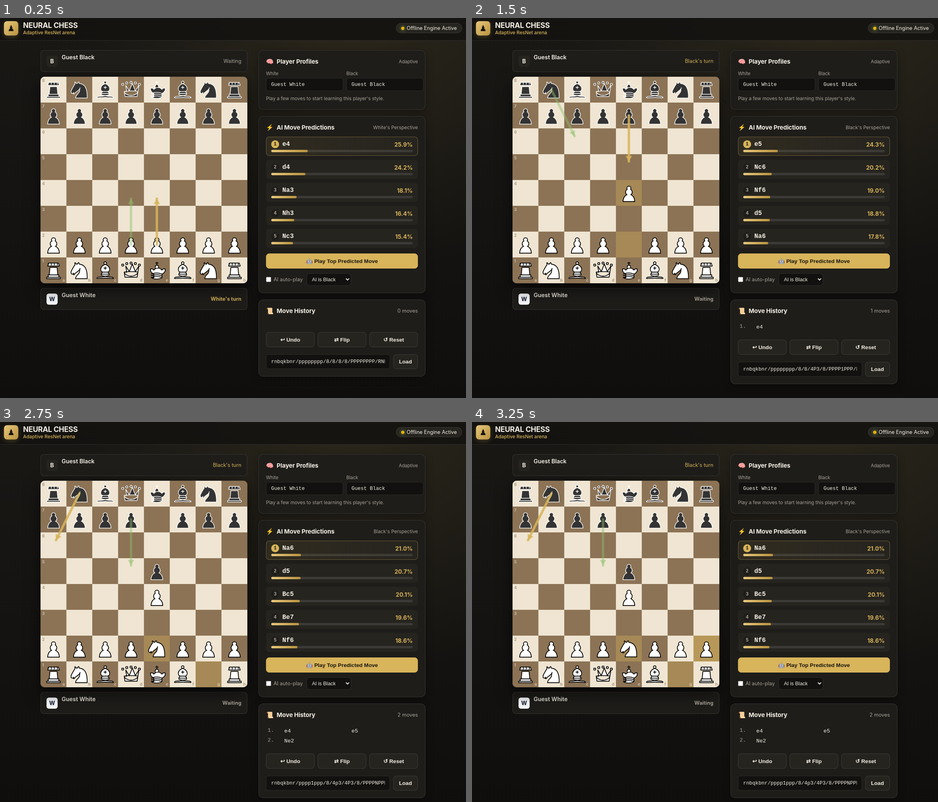
Above: before the commit, frames 1-4 (two rows, left to right).
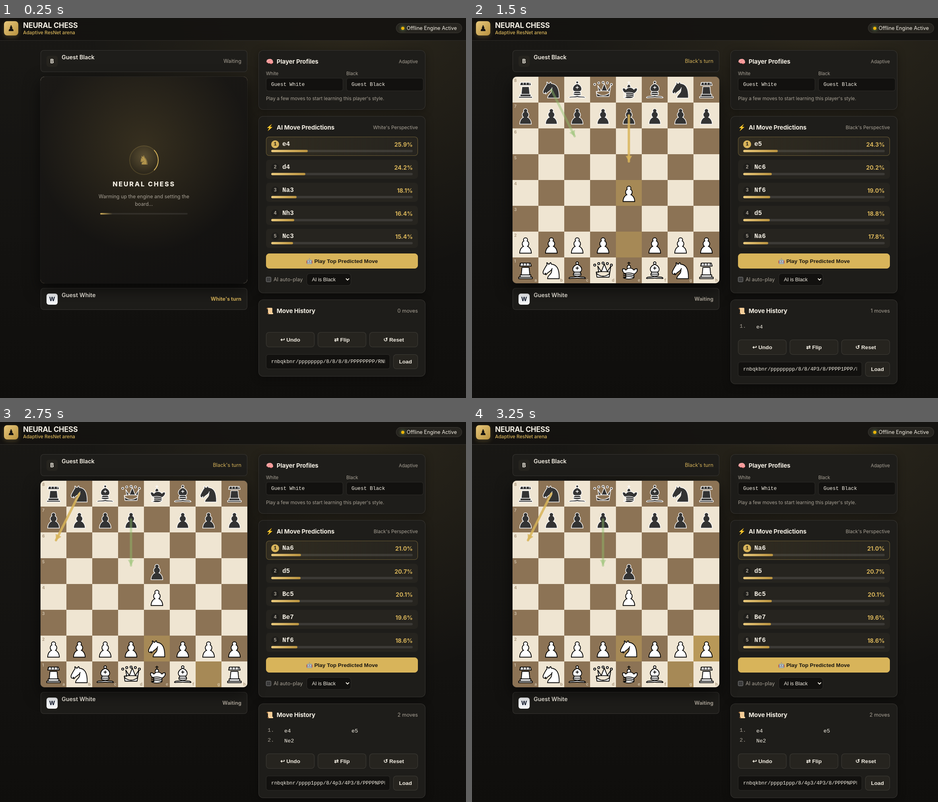
Above: after the commit, the same moments.

Repository: YeJetiodidier/chess_game
Game: browser game, page index.html
The game is run twice, just before and just after one commit, with the same random seed, the same clock (stepped at 60 frames per second) and the same inputs.
Inputs (mouse positions are in pixels of both pictures, inside the frame that each line leads up to):
- Up to frame 1 (0.25 s): no input
- Up to frame 2 (1.5 s): click "🤖 Play Top Predicted Move" at 0.27 s; drag from (681, 90) to (681, 135) at 1.27 s
- Up to frame 3 (2.75 s): click (340, 551) at 1.87 s; click (340, 619) at 2.47 s
- Up to frame 4 (3.25 s): drag from (705, 650) to (705, 695) at 3.07 s

The runs differ from the first frame. In frame 1, 24% of the frame differs, in the area x 8-59%, y 15-70%; in frame 2, less than 0.1%; in frame 3, less than 0.1%; in frame 4, less than 0.1%.

Commit message:
Add branded loading screens and mobile polish
- Add a self-dismissing boot splash and themed spinners to the Streamlit shell
- Add a board loading veil, live status indicator, and prediction skeleton to the interactive board
- Abort slow neural requests so the offline engine takes over cleanly
- Improve mobile layout, safe-area handling, and private Blob avatar support

Diff:
--- a/index.html
+++ b/index.html
@@ -2,8 +2,16 @@
 <html lang="en">
 <head>
   <meta charset="UTF-8">
-  <meta name="viewport" content="width=device-width, initial-scale=1.0">
+  <meta name="viewport" content="width=device-width, initial-scale=1.0, viewport-fit=cover">
+  <meta name="theme-color" content="#141311">
+  <meta name="color-scheme" content="dark">
+  <meta name="mobile-web-app-capable" content="yes">
+  <meta name="apple-mobile-web-app-capable" content="yes">
+  <meta name="apple-mobile-web-app-status-bar-style" content="black-translucent">
+  <meta name="apple-mobile-web-app-title" content="Neural Chess">
+  <meta name="format-detection" content="telephone=no">
   <title>Neural Chess</title>
+  <script>if (window.self !== window.top) document.documentElement.classList.add('embedded');</script>
   <style>
     :root {
       --bg-primary: #141311;
@@ -39,8 +47,15 @@
         linear-gradient(180deg, #191815 0%, #141311 55%, #0F0E0C 100%);
       color: var(--text-main);
       min-height: 100vh;
+      min-height: 100dvh;
       display: flex;
       flex-direction: column;
+      -webkit-text-size-adjust: 100%;
+      -webkit-tap-highlight-color: transparent;
+    }
+
+    html.embedded body {
+      min-height: 0;
     }
 
     header {
@@ -103,6 +118,12 @@
       box-shadow: 0 0 8px var(--success);
     }
 
+    .status-pill.is-loading .status-dot {
+      background: var(--accent);
+      box-shadow: 0 0 8px var(--accent);
+      animation: loaderBreathe 1.2s ease-in-out infinite;
+    }
+
     main {
       flex: 1;
       display: flex;
@@ -178,6 +199,93 @@
       background: var(--board-dark);
     }
 
+    /* Board loading screen */
+    .board-loader {
+      position: absolute;
+      inset: 0;
+      z-index: 45;
+      display: flex;
+      flex-direction: column;
+      align-items: center;
+      justify-content: center;
+      gap: 13px;
+      padding: 24px;
+      text-align: center;
+      background:
+        radial-gradient(circle at 50% 34%, rgba(216, 180, 90, 0.16), transparent 62%),
+        linear-gradient(160deg, #1B1916 0%, #121110 100%);
+      transition: opacity 0.5s ease, visibility 0.5s ease;
+    }
+
+    .board-loader.is-hidden {
+      opacity: 0;
+      visibility: hidden;
+      pointer-events: none;
+    }
+
+    .loader-emblem {
+      position: relative;
+      width: 74px;
+      height: 74px;
+      display: grid;
+      place-items: center;
+      border-radius: 50%;
+      background: radial-gradient(circle at 50% 40%, rgba(232, 200, 124, 0.22), transparent 68%);
+    }
+
+    .loader-emblem::before {
+      content: "";
+      position: absolute;
+      inset: 0;
+      border-radius: 50%;
+      border: 2px solid rgba(216, 180, 90, 0.18);
+      border-top-color: var(--accent);
+      animation: loaderSpin 1s linear infinite;
+    }
+
+    .loader-piece {
+      font-size: 2rem;
+      line-height: 1;
+      color: var(--accent);
+      animation: loaderBreathe 1.6s ease-in-out infinite;
+    }
+
+    .loader-title {
+      font-size: 1.02rem;
+      font-weight: 800;
+      letter-spacing: 0.16em;
+      text-transform: uppercase;
+      color: var(--text-main);
+    }
+
+    .loader-sub {
+      max-width: 260px;
+      font-size: 0.78rem;
+      line-height: 1.5;
+      color: var(--text-muted);
+    }
+
+    .loader-bar {
+      position: relative;
+      width: min(220px, 60%);
+      height: 4px;
+      border-radius: 999px;
+      overflow: hidden;
+      background: rgba(255, 255, 255, 0.08);
+    }
+
+    .loader-bar::after {
+      content: "";
+      position: absolute;
+      top: 0;
+      bottom: 0;
+      left: -45%;
+      width: 45%;
+      border-radius: inherit;
+      background: linear-gradient(90deg, transparent, var(--accent-hover), var(--accent), transparent);
+      animation: loaderSlide 1.15s ease-in-out infinite;
+    }
+
     .chessboard {
       display: grid;
       grid-template-columns: repeat(8, 1fr);
@@ -391,6 +499,79 @@
       background: linear-gradient(90deg, #E8C87C, #B8923F);
       border-radius: 3px;
       transition: width 0.35s ease;
+    }
+
+    /* Prediction loading skeleton */
+    .pred-loading {
+      display: flex;
+      flex-direction: column;
+      gap: 8px;
+      padding: 4px 0;
+    }
+
+    .pred-loading-label {
+      display: flex;
+      align-items: center;
+      gap: 8px;
+      margin-bottom: 2px;
+      font-size: 0.78rem;
+      color: var(--text-muted);
+    }
+
+    .mini-spinner {
+      flex: 0 0 auto;
+      width: 13px;
+      height: 13px;
+      border-radius: 50%;
+      border: 2px solid rgba(216, 180, 90, 0.22);
+      border-top-color: var(--accent);
+      animation: loaderSpin 0.8s linear infinite;
+    }
+
+    .pred-skeleton {
+      position: relative;
+      height: 38px;
+      border-radius: 8px;
+      overflow: hidden;
+      background: var(--bg-surface-elevated);
+    }
+
+    .pred-skeleton::after {
+      content: "";
+      position: absolute;
+      inset: 0;
+      transform: translateX(-100%);
+      background: linear-gradient(90deg, transparent, rgba(244, 239, 228, 0.07), transparent);
+      animation: shimmer 1.2s infinite;
+    }
+
+    @keyframes loaderSpin {
+      to { transform: rotate(360deg); }
+    }
+
+    @keyframes loaderBreathe {
+      0%, 100% { opacity: 0.65; transform: scale(0.96); }
+      50% { opacity: 1; transform: scale(1.04); }
+    }
+
+    @keyframes loaderSlide {
+      0% { left: -45%; }
+      100% { left: 100%; }
+    }
+
+    @keyframes shimmer {
+      100% { transform: translateX(100%); }
+    }
+
+    @media (prefers-reduced-motion: reduce) {
+      .loader-emblem::before,
+      .loader-piece,
+      .loader-bar::after,
+      .mini-spinner,
+      .pred-skeleton::after,
+      .status-pill.is-loading .status-dot {
+        animation: none;
+      }
     }
 
     /* Move history */
@@ -570,19 +751,245 @@
       z-index: 10;
     }
 
+    .mobile-nav {
+      display: none;
+    }
+
     @media (max-width: 960px) {
       main {
         flex-direction: column;
         align-items: center;
+        justify-content: flex-start;
       }
       .sidebar {
         width: 520px;
         max-width: 90vw;
       }
     }
+
+    @media (max-width: 760px) {
+      header {
+        position: sticky;
+        top: 0;
+        z-index: 40;
+        padding: calc(8px + env(safe-area-inset-top))
+          calc(12px + env(safe-area-inset-right)) 8px
+          calc(12px + env(safe-area-inset-left));
+      }
+
+      .logo-area {
+        gap: 9px;
+        min-width: 0;
+      }
+
+      .logo-badge {
+        width: 30px;
+        height: 30px;
+        font-size: 17px;
+        border-radius: 7px;
+      }
+
+      .logo-title {
+        font-size: 0.95rem;
+        white-space: nowrap;
+      }
+
+      .logo-subtitle {
+        display: none;
+      }
+
+      .status-pill {
+        max-width: 44vw;
+        padding: 4px 9px;
+        font-size: 0.7rem;
+      }
+
+      #backend-text {
+        overflow: hidden;
+        text-overflow: ellipsis;
+        white-space: nowrap;
+      }
+
+      main {
+        flex-direction: column;
+        align-items: stretch;
+        gap: 10px;
+        max-width: none;
+        min-height: 0;
+        padding: 10px calc(10px + env(safe-area-inset-right))
+          calc(78px + env(safe-area-inset-bottom))
+          calc(10px + env(safe-area-inset-left));
+      }
+
+      .board-container {
+        width: 100%;
+        gap: 8px;
+      }
+
+      .player-banner {
+        width: 100%;
+        max-width: none;
+        padding: 7px 10px;
+        border-radius: 10px;
+      }
+
+      .player-avatar {
+        width: 26px;
+        height: 26px;
+        border-radius: 7px;
+      }
+
+      .player-name {
+        font-size: 0.84rem;
+      }
+
+      .captured-pieces {
+        min-height: 18px;
+        font-size: 14px;
+      }
+
+      .board-wrapper {
+        width: 100%;
+        height: auto;
+        max-width: none;
+        max-height: none;
+        aspect-ratio: 1 / 1;
+        border-radius: 12px;
+      }
+
+      .loader-emblem {
+        width: 60px;
+        height: 60px;
+      }
+
+      .loader-piece {
+        font-size: 1.6rem;
+      }
+
+      .loader-title {
+        font-size: 0.9rem;
+      }
+
+      .loader-sub {
+        font-size: 0.72rem;
+      }
+
+      .coord-rank,
+      .coord-file {
+        font-size: 9px;
+      }
+
+      .square.legal-target::after {
+        width: 24%;
+        height: 24%;
+      }
+
+      .piece {
+        width: 92%;
+        height: 92%;
+      }
+
+      .sidebar {
+        width: 100%;
+        max-width: none;
+        gap: 10px;
+      }
+
+      .card {
+        padding: 14px;
+        border-radius: 14px;
+      }
+
+      .card-header {
+        margin-bottom: 10px;
+      }
+
+      .btn {
+        min-height: 44px;
+        padding: 10px 12px;
+      }
+
+      .btn-row {
+        grid-template-columns: repeat(3, minmax(0, 1fr));
+      }
+
+      .history-box {
+        max-height: 42vh;
+        font-size: 0.82rem;
+      }
+
+      .mobile-nav {
+        position: fixed;
+        left: calc(8px + env(safe-area-inset-left));
+        right: calc(8px + env(safe-area-inset-right));
+        bottom: calc(8px + env(safe-area-inset-bottom));
+        z-index: 60;
+        display: grid;
+        grid-template-columns: repeat(3, 1fr);
+        gap: 4px;
+        padding: 5px;
+        border: 1px solid var(--border-color);
+        border-radius: 16px;
+        background: rgba(30, 29, 26, 0.94);
+        box-shadow: 0 14px 36px rgba(0, 0, 0, 0.58);
+        backdrop-filter: blur(18px);
+      }
+
+      .mobile-nav button {
+        min-height: 52px;
+        border: 0;
+        border-radius: 11px;
+        background: transparent;
+        color: var(--text-muted);
+        display: flex;
+        flex-direction: column;
+        align-items: center;
+        justify-content: center;
+        gap: 3px;
+        font-size: 0.66rem;
+        font-weight: 700;
+        letter-spacing: 0.06em;
+        text-transform: uppercase;
+        cursor: pointer;
+        touch-action: manipulation;
+        transition: background 0.15s ease, color 0.15s ease;
+      }
+
+      .mobile-nav button svg {
+        width: 20px;
+        height: 20px;
+        fill: none;
+        stroke: currentColor;
+        stroke-width: 1.8;
+        stroke-linecap: round;
+        stroke-linejoin: round;
+      }
+
+      .mobile-nav button.is-active {
+        background: var(--accent-glow);
+        color: var(--accent-hover);
+      }
+
+      body[data-mobile-view="board"] .sidebar {
+        display: none;
+      }
+
+      body:not([data-mobile-view="coach"]) .coach-panel {
+        display: none;
+      }
+
+      body:not([data-mobile-view="history"]) .history-panel {
+        display: none;
+      }
+
+      body[data-mobile-view="coach"] .board-container,
+      body[data-mobile-view="history"] .board-container {
+        display: none;
+      }
+    }
   </style>
 </head>
-<body>
+<body data-mobile-view="board">
 
   <header>
     <div class="logo-area">
@@ -592,9 +999,9 @@
         <div class="logo-subtitle">Adaptive ResNet arena</div>
       </div>
     </div>
-    <div class="status-pill" id="backend-status">
+    <div class="status-pill is-loading" id="backend-status">
       <div class="status-dot" id="backend-dot"></div>
-      <span id="backend-text">Client Engine Ready</span>
+      <span id="backend-text">Warming up…</span>
     </div>
   </header>
 
@@ -616,6 +1023,15 @@
         <canvas id="arrow-canvas" width="520" height="520"></canvas>
         <div class="chessboard" id="board"></div>
 
+        <div class="board-loader" id="board-loader" role="status" aria-live="polite" aria-label="Preparing the chessboard">
+          <div class="loader-emblem">
+            <span class="loader-piece" aria-hidden="true">&#9822;</span>
+          </div>
+          <div class="loader-title">Neural Chess</div>
+          <div class="loader-sub" id="board-loader-text">Warming up the engine and setting the board…</div>
+          <div class="loader-bar" aria-hidden="true"></div>
+        </div>
+
         <div class="modal-overlay" id="promotion-modal">
           <div class="promotion-dialog" id="promo-options"></div>
         </div>
@@ -646,7 +1062,7 @@
     <div class="sidebar">
 
       <!-- Player Profiles Card -->
-      <div class="card">
+      <div class="card coach-panel">
         <div class="card-header">
           <div class="card-title">
             <span class="card-title-icon">🧠</span>
@@ -671,7 +1087,7 @@
       </div>
 
       <!-- Prediction Card -->
-      <div class="card">
+      <div class="card coach-panel">
         <div class="card-header">
           <div class="card-title">
             <span class="card-title-icon">⚡</span>
@@ -702,7 +1118,7 @@
       </div>
 
       <!-- Controls & History Card -->
-      <div class="card">
+      <div class="card history-panel">
         <div class="card-header">
           <div class="card-title">
             <span class="card-title-icon">📜</span>
@@ -731,6 +1147,31 @@
 
     </div>
   </main>
+
+  <nav class="mobile-nav" aria-label="Game panels">
+    <button type="button" data-view="board" class="is-active" aria-pressed="true">
+      <svg viewBox="0 0 24 24" aria-hidden="true">
+        <rect x="3" y="3" width="7" height="7" rx="1.5"></rect>
+        <rect x="14" y="3" width="7" height="7" rx="1.5"></rect>
+        <rect x="3" y="14" width="7" height="7" rx="1.5"></rect>
+        <rect x="14" y="14" width="7" height="7" rx="1.5"></rect>
+      </svg>
+      <span>Board</span>
+    </button>
+    <button type="button" data-view="coach" aria-pressed="false">
+      <svg viewBox="0 0 24 24" aria-hidden="true">
+        <path d="M13 2 4.5 13.5H11l-1 8.5 8.5-12H12l1-8z"></path>
+      </svg>
+      <span>Analysis</span>
+    </button>
+    <button type="button" data-view="history" aria-pressed="false">
+      <svg viewBox="0 0 24 24" aria-hidden="true">
+        <path d="M4 6h16M4 12h16M4 18h10"></path>
+        <circle cx="19" cy="18" r="2.5"></circle>
+      </svg>
+      <span>History</span>
+    </button>
+  </nav>
 
   <script>
     // Runtime configuration injected by components/board.py when embedded in
@@ -1753,8 +2194,62 @@
       histBox.scrollTop = histBox.scrollHeight;
     }
 
+    // Loading states -------------------------------------------------------
+    let predictionRequestId = 0;
+
+    function hideBoardLoader() {
+      const loader = document.getElementById('board-loader');
+      if (loader) loader.classList.add('is-hidden');
+    }
+
+    function setBackendLoading(loading, text) {
+      const pill = document.getElementById('backend-status');
+      const label = document.getElementById('backend-text');
+      if (pill) pill.classList.toggle('is-loading', !!loading);
+      if (text && label) label.textContent = text;
+    }
+
+    function renderPredictionLoading() {
+      const container = document.getElementById('prediction-container');
+      if (!container) return;
+      container.innerHTML = `
+        <div class="pred-loading" role="status" aria-live="polite">
+          <div class="pred-loading-label"><span class="mini-spinner"></span>Consulting the neural engine…</div>
+          <div class="pred-skeleton"></div>
+          <div class="pred-skeleton" style="opacity:.8"></div>
+          <div class="pred-skeleton" style="opacity:.6"></div>
+        </div>
+      `;
+    }
+
     // Move Prediction Engine (Communicates with local server if active, or offline heuristic model)
     async function calculatePredictions() {
+      const requestId = ++predictionRequestId;
+      const container = document.getElementById('prediction-container');
+
+      // Show a skeleton immediately on an empty panel, otherwise only if the
+      // request is slow enough that the user would notice the delay.
+      let loadingTimer = null;
+      if (container && container.children.length === 0) {
+        renderPredictionLoading();
+        setBackendLoading(true, 'Thinking…');
+      } else {
+        loadingTimer = setTimeout(() => {
+          if (requestId !== predictionRequestId) return;
+          renderPredictionLoading();
+          setBackendLoading(true, 'Thinking…');
+        }, 140);
+      }
+
+      try {
+        return await runPredictionModel();
+      } finally {
+        if (loadingTimer) clearTimeout(loadingTimer);
+        if (requestId === predictionRequestId) setBackendLoading(false);
+      }
+    }
+
+    async function runPredictionModel() {
       const fen = game.toFen();
       const legalMoves = game.getLegalMoves();
       const container = document.getElementById('prediction-container');
@@ -1765,12 +2260,16 @@
         return [];
       }
 
-      // Try fetching from server.py (adaptive per-player model)
+      // Try fetching from server.py (adaptive per-player model). Abort after a
+      // short timeout so a cold or unreachable server falls back cleanly.
+      const controller = typeof AbortController !== 'undefined' ? new AbortController() : null;
+      const fetchTimeout = controller ? setTimeout(() => controller.abort(), 4500) : null;
       try {
         const res = await fetch(`${API_BASE}/api/predict`, {
           method: 'POST',
           headers: { 'Content-Type': 'application/json' },
-          body: JSON.stringify({ fen: fen, player: currentPlayerName() })
+          body: JSON.stringify({ fen: fen, player: currentPlayerName() }),
+          signal: controller ? controller.signal : undefined
         });
         if (res.ok) {
           const data = await res.json();
@@ -1792,6 +2291,8 @@
       } catch (err) {
         serverAvailable = false;
         // Fallback to offline positional scoring heuristic
+      } finally {
+        if (fetchTimeout) clearTimeout(fetchTimeout);
       }
 
       // Standalone Heuristic Predictor (matches opening & midgame master weights)
@@ -1993,12 +2494,56 @@
       });
     });
 
+    const mobileViewButtons = [...document.querySelectorAll('.mobile-nav button')];
+
+    function syncFrameHeight() {
+      if (window.self === window.top) return;
+      const height = Math.ceil(document.body.getBoundingClientRect().height);
+      if (height) {
+        window.parent.postMessage(
+          { isStreamlitMessage: true, type: 'streamlit:setFrameHeight', height },
+          '*'
+        );
+      }
+    }
+
+    function setMobileView(view) {
+      document.body.dataset.mobileView = view;
+      mobileViewButtons.forEach((button) => {
+        const active = button.dataset.view === view;
+        button.classList.toggle('is-active', active);
+        button.setAttribute('aria-pressed', active ? 'true' : 'false');
+      });
+      if (window.matchMedia('(max-width: 760px)').matches) {
+        window.scrollTo({ top: 0, behavior: 'smooth' });
+      }
+      requestAnimationFrame(syncFrameHeight);
+    }
+
+    mobileViewButtons.forEach((button) => {
+      button.addEventListener('click', () => setMobileView(button.dataset.view));
+    });
+
+    if ('ResizeObserver' in window) {
+      new ResizeObserver(() => syncFrameHeight()).observe(document.body);
+    }
+    window.addEventListener('resize', syncFrameHeight, { passive: true });
+    window.addEventListener('orientationchange', syncFrameHeight, { passive: true });
+
     // Initial render
     loadProfiles();
     loadAiPrefs();
     applyConfig();
     refreshProfileList();
     renderBoard();
+    setTimeout(syncFrameHeight, 80);
+
+    // Reveal the board once the first frame is painted. A safety timeout makes
+    // sure the loading screen can never trap the interface.
+    requestAnimationFrame(() => {
+      setTimeout(hideBoardLoader, 350);
+    });
+    setTimeout(hideBoardLoader, 8000);
   </script>
 </body>
 </html>
Not shown, changed: .env.example
